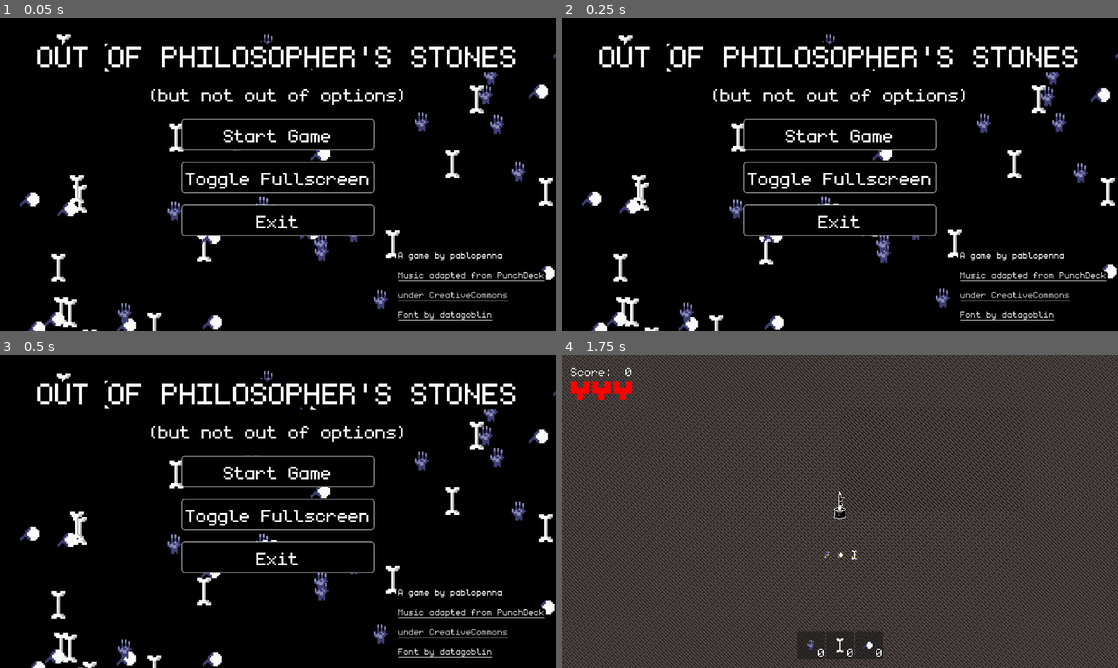
Above: before the commit, frames 1-4 (two rows, left to right).
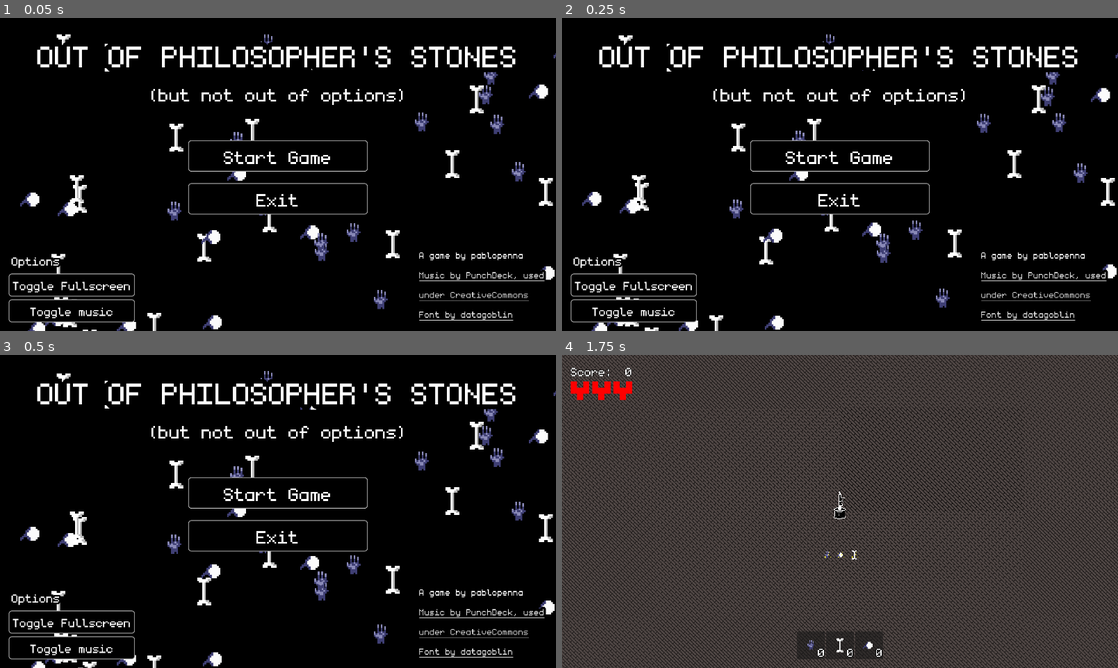
Above: after the commit, the same moments.

Repository: pablopenna/out-of-philosophers-stones
Game: Godot game, scene res://scenes/levels/main_menu.tscn
Two runs of this game, one before a commit and one after it. Both use one fixed random seed, a clock stepped at 60 frames per second and the inputs below.
Inputs (mouse positions are in pixels of both pictures, inside the frame that each line leads up to):
- Up to frame 1 (0.05 s): no input
- Up to frame 2 (0.25 s): no input
- Up to frame 3 (0.5 s): no input
- Up to frame 4 (1.75 s): click (634, 649) at 0.5 s, where only the run after the commit has a clickable "Toggle music"; click "Start Game" at 1.25 s

The runs differ from the first frame. In frame 1, 5.0% of the frame differs, in the area x 1-99%, y 32-98%; in frame 2, 5.0%; in frame 3, 5.0%; in frame 4, nothing differs.

Commit message:
Add toggle music button to main menu

Diff:
--- a/project.godot
+++ b/project.godot
@@ -20,8 +20,8 @@
 
 GlobalEvents="*res://scenes/global_events.gd"
 AddToTreeUtils="*res://scenes/auto_loads/add_to_tree_utils.gd"
+SceneLoaderUtil="*res://scenes/auto_loads/scene_loader_util.gd"
 GlobalMusicPlayer="*res://scenes/global_music_player.gd"
-SceneLoaderUtil="*res://scenes/auto_loads/scene_loader_util.gd"
 
 [debug]
 
--- a/scenes/global_events.gd
+++ b/scenes/global_events.gd
@@ -12,7 +12,3 @@
 signal player_acquired_ingredient(ingredientType: AlchemyIngredient.IngredientType)
 signal player_tossed_ingredient(ingredientType: AlchemyIngredient.IngredientType)
 signal ingredient_ready_to_mix(ingredient: AlchemyIngredient)
-
-# Music player
-signal play_track(track: GlobalMusicPlayer.Tracks)
-signal set_music_volume(volume: int)
--- a/scenes/global_music_player.gd
+++ b/scenes/global_music_player.gd
@@ -12,10 +12,9 @@
 
 func _ready() -> void:
 	_init_catalogue()
-	GlobalEvents.play_track.connect(_play_track)
-	GlobalEvents.set_music_volume.connect(_play_track)
 	finished.connect(play) # loop
-	_play_track(Tracks.MAIN_MENU)
+	self.volume_db = -10
+	play_track(Tracks.MAIN_MENU)
 
 func _init_catalogue() -> void:
 	catalogue = {
@@ -28,9 +27,6 @@
 	assert(track != null)
 	self.stream = catalogue[trackName]
 
-func _play_track(trackName: Tracks) -> void:
+func play_track(trackName: Tracks) -> void:
 	_set_track(trackName)
 	play()
-
-func _set_volume(volume: Tracks) -> void:
-	self.volume_db = volume
--- a/scenes/ui/main_menu/main_menu_ui.tscn
+++ b/scenes/ui/main_menu/main_menu_ui.tscn
@@ -1,10 +1,11 @@
-[gd_scene load_steps=11 format=3 uid="uid://dvv0o50flnpd8"]
+[gd_scene load_steps=12 format=3 uid="uid://dvv0o50flnpd8"]
 
 [ext_resource type="Theme" uid="uid://jfuat3dv2f8r" path="res://other_resources/oops_theme.tres" id="1_wqbpr"]
 [ext_resource type="Script" path="res://scenes/ui/main_menu/add_random_decorations.gd" id="2_2y1nu"]
 [ext_resource type="PackedScene" uid="uid://bv0gud85vx8it" path="res://scenes/ui/floating_decoration.tscn" id="3_rxy7x"]
 [ext_resource type="Script" path="res://scenes/common/button_load_scene.gd" id="4_scx45"]
 [ext_resource type="Script" path="res://scenes/ui/main_menu/toggle_fullscreen.gd" id="6_k0xn6"]
+[ext_resource type="Script" path="res://scenes/ui/main_menu/mute_sound.gd" id="7_5lo5m"]
 [ext_resource type="Script" path="res://scenes/ui/main_menu/exit_button.gd" id="7_c6tg2"]
 
 [sub_resource type="InputEventKey" id="InputEventKey_y1dat"]
@@ -94,11 +95,6 @@
 script = ExtResource("4_scx45")
 scene_to_load = 1
 
-[node name="FullScreen" type="Button" parent="Control/MarginContainer/ButtonsContainer"]
-layout_mode = 2
-text = "Toggle Fullscreen"
-script = ExtResource("6_k0xn6")
-
 [node name="Exit" type="Button" parent="Control/MarginContainer/ButtonsContainer"]
 layout_mode = 2
 shortcut = SubResource("Shortcut_iu3rr")
@@ -109,7 +105,6 @@
 layout_mode = 2
 size_flags_horizontal = 8
 size_flags_vertical = 8
-alignment = 2
 
 [node name="Author" type="Label" parent="Control/MarginContainer/CreditsContainer"]
 layout_mode = 2
@@ -124,7 +119,7 @@
 theme_override_constants/outline_size = 32
 theme_override_font_sizes/font_size = 48
 button_mask = 7
-text = "Music adapted from PunchDeck"
+text = "Music by PunchDeck, used"
 uri = "https://punchdeck.bandcamp.com/"
 
 [node name="Music2" type="LinkButton" parent="Control/MarginContainer/CreditsContainer"]
@@ -144,4 +139,28 @@
 text = "Font by datagoblin"
 uri = "https://datagoblin.itch.io/monogram"
 
+[node name="OptionsContainer" type="VBoxContainer" parent="Control/MarginContainer"]
+layout_mode = 2
+size_flags_horizontal = 0
+size_flags_vertical = 8
+
+[node name="Label" type="Label" parent="Control/MarginContainer/OptionsContainer"]
+layout_mode = 2
+theme_override_colors/font_outline_color = Color(0, 0, 0, 1)
+theme_override_constants/outline_size = 24
+text = "Options"
+
+[node name="FullScreen" type="Button" parent="Control/MarginContainer/OptionsContainer"]
+layout_mode = 2
+theme_override_font_sizes/font_size = 64
+text = "Toggle Fullscreen"
+script = ExtResource("6_k0xn6")
+
+[node name="ToggleSound" type="Button" parent="Control/MarginContainer/OptionsContainer"]
+layout_mode = 2
+theme_override_constants/icon_max_width = 100
+theme_override_font_sizes/font_size = 64
+text = "Toggle music"
+script = ExtResource("7_5lo5m")
+
 [connection signal="pressed" from="Control/MarginContainer/ButtonsContainer/Exit" to="Control/MarginContainer/ButtonsContainer/Exit" method="_on_pressed"]
--- /dev/null
+++ b/scenes/ui/main_menu/mute_sound.gd
@@ -0,0 +1,10 @@
+extends Button
+
+func _ready():
+	pressed.connect(_on_pressed)
+
+func _on_pressed() -> void:
+	if GlobalMusicPlayer.playing:
+		GlobalMusicPlayer.stop()
+	else:
+		GlobalMusicPlayer.play()
